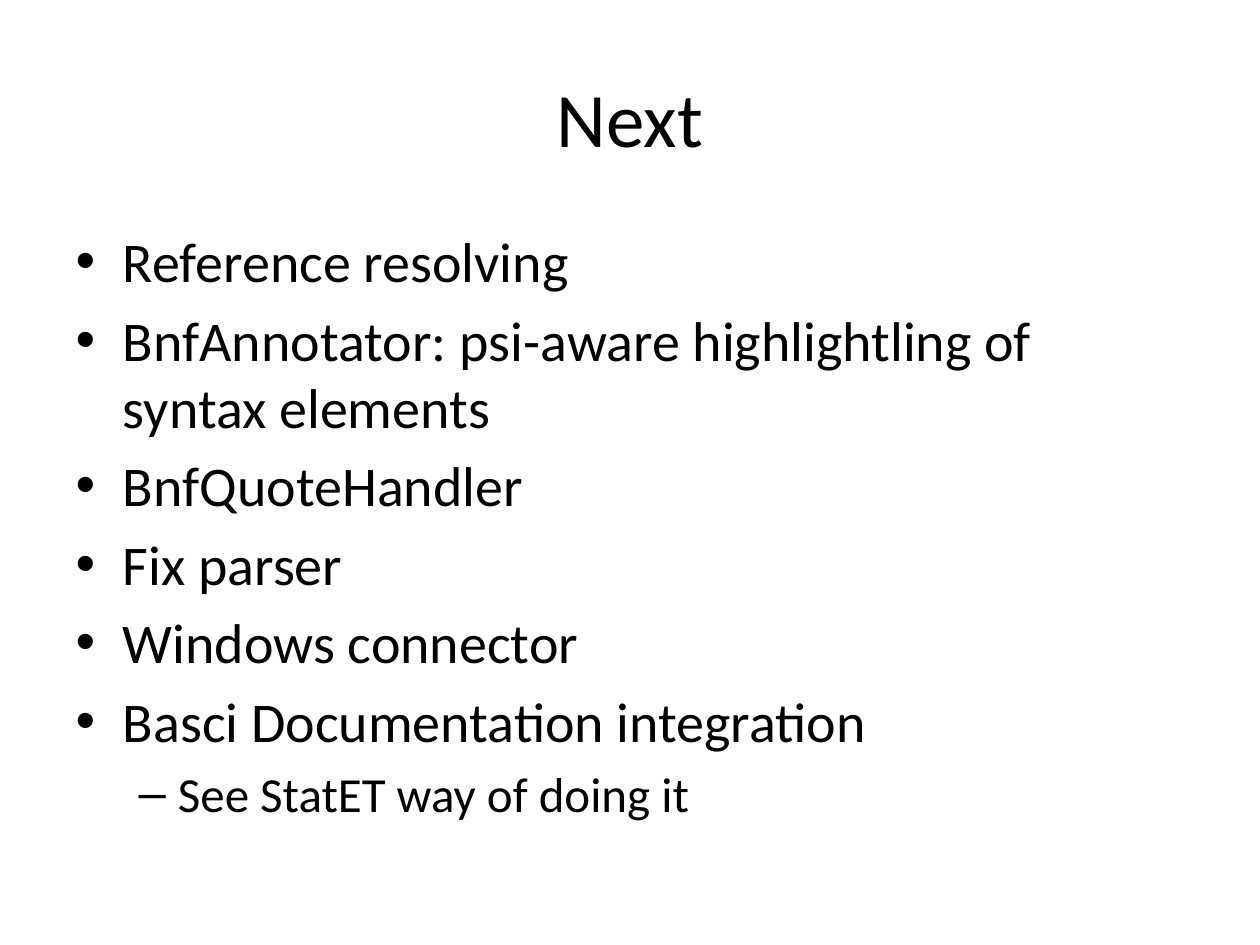
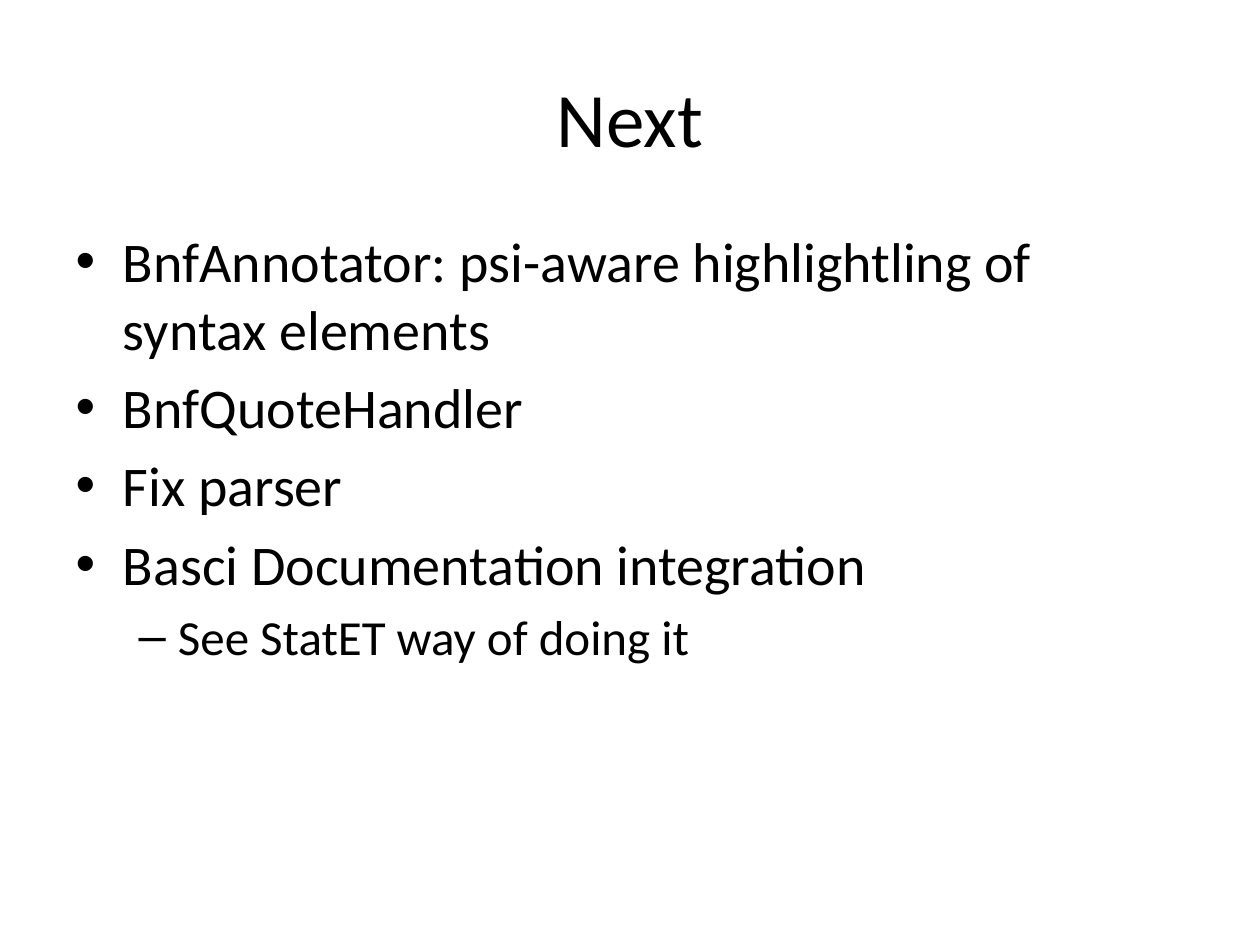
Before and after one commit to holgerbrandl/r4intellij, a slide deck: slide 3 of R4Intellij.pptx. Drawn at 1260x945 pixels with LibreOffice and Linux fonts; fonts in the diff are those of the drawing. Boxes give left, top, right and bottom in pixels: in the first picture for what was removed or moved away, otherwise in the second. Text is boxed around its words. In the diff, an @@ line names an element or a change of style, - is before the commit and + after.

```diff
--- a/R4Intellij.pptx
+++ b/R4Intellij.pptx
@@ text at [123,243,569,292]: paragraph removed @@
-• Reference resolving
@@ text at [123,624,578,664]: paragraph removed @@
-• Windows connector
```
Also in this commit, not shown: 1 other slide changed, 4 other files.
